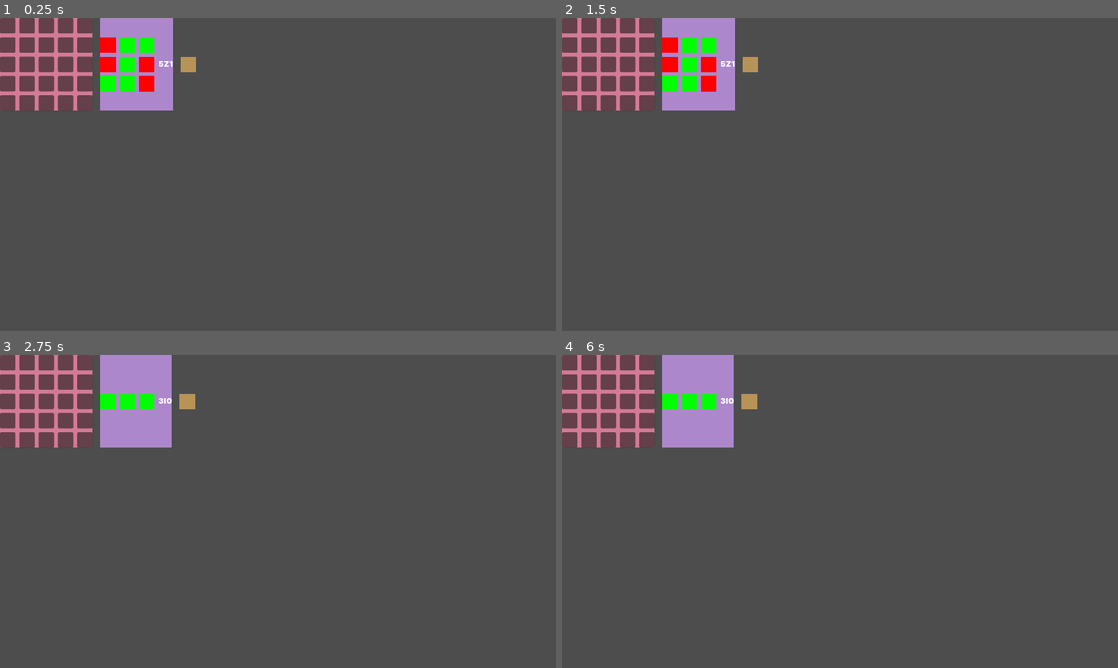
Above: before the commit, frames 1-4 (two rows, left to right).
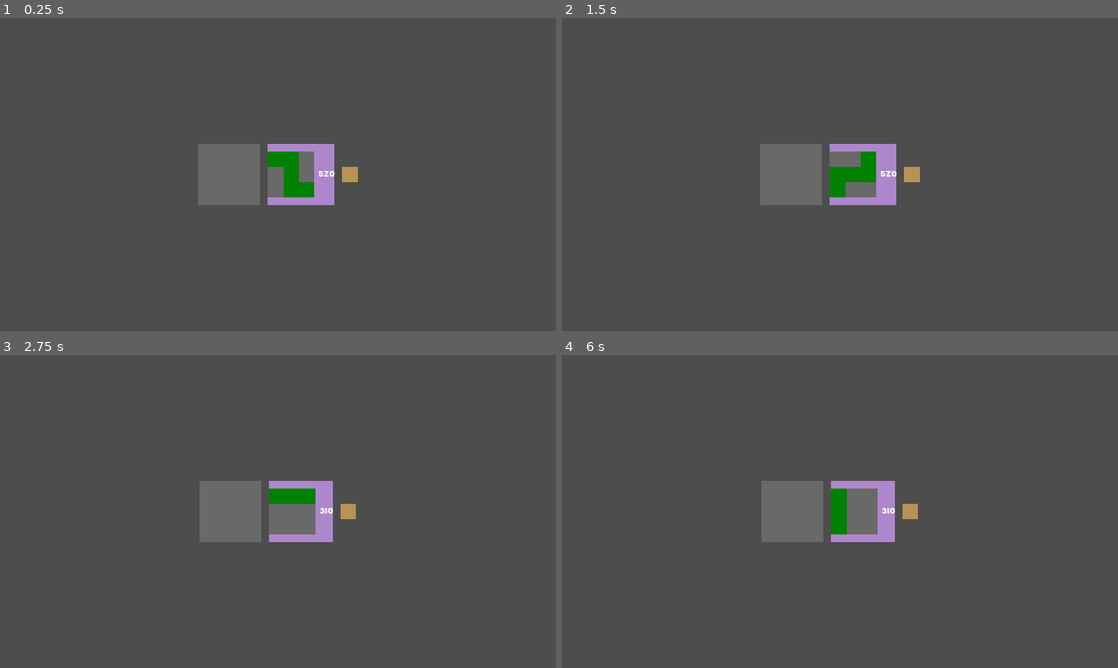
Above: after the commit, the same moments.

Repository: Pe3Hu/awa
Game: Godot game, scene res://entities/world/world.tscn
The game is run twice, just before and just after one commit, with the same random seed, the same clock (stepped at 60 frames per second) and the same inputs.
Inputs (mouse positions are in pixels of both pictures, inside the frame that each line leads up to):
- Up to frame 1 (0.25 s): no input
- Up to frame 2 (1.5 s): tap Enter at 0.5 s; move the mouse to (962, 158) at 0.52 s; hold D 0.53-1.28 s; tap Q at 0.6 s; tap E at 0.8, 1.35 s; tap Space at 1.25 s; move the mouse to (728, 190) at 1.27 s; hold A from 1.28 s (still down)
- Up to frame 3 (2.75 s): tap Q at 1.55, 2.1 s; tap Enter at 2 s; move the mouse to (333, 442) at 2.02 s; release A at 2.03 s; hold D from 2.03 s (still down); tap E at 2.3 s
- Up to frame 4 (6 s): tap Space at 2.75, 4.25 s; move the mouse to (812, 574) at 2.77 s; tap E at 2.85, 3.8, 4.35, 5.3, 5.85 s; tap Q at 3.05, 3.6, 4.55, 5.1 s; tap Enter at 3.5 s; move the mouse to (1006, 558) at 3.52 s; release D at 3.53 s; hold A 3.53-5.78 s; move the mouse to (673, 464) at 4.27 s; move the mouse to (867, 511) at 5.02 s; move the mouse to (756, 433) at 5.77 s; hold D from 5.78 s (still down)

The runs differ from the first frame. In frame 1, 10% of the frame differs, in the area x 0-65%, y 0-60%; in frame 2, 10%; in frame 3, 10%; in frame 4, 10%.

Commit message:
version 0.002
1. work has begun on superimposing Wagon on Convoy

Diff:
--- a/entities/board/board.gd
+++ b/entities/board/board.gd
@@ -2,3 +2,11 @@
 
 
 @export var gui: GUI
+
+
+func get_slot(grid_: Vector2i) -> Slot:
+	var index = grid_.y * %Grid.columns + grid_.x
+	return %Grid.get_child(index)
+
+func check_on_board(grid_: Vector2i) -> bool:
+	return grid_.x >= 0 and grid_.y >= 0 and grid_.x < %Grid.columns and grid_.y < %Grid.columns
--- a/entities/board/board.tscn
+++ b/entities/board/board.tscn
@@ -8,6 +8,7 @@
 custom_minimum_size = Vector2(32, 32)
 offset_right = 40.0
 offset_bottom = 40.0
+mouse_filter = 1
 theme_override_styles/panel = SubResource("StyleBoxFlat_2owum")
 script = ExtResource("1_34q4i")
 
@@ -21,6 +22,5 @@
 layout_mode = 2
 size_flags_horizontal = 4
 size_flags_vertical = 4
-theme_override_constants/h_separation = 8
-theme_override_constants/v_separation = 8
-columns = 3
+theme_override_constants/h_separation = 0
+theme_override_constants/v_separation = 0
--- a/entities/board/convoy/board_convoy.gd
+++ b/entities/board/convoy/board_convoy.gd
@@ -9,11 +9,19 @@
 	resource.gui = gui.resource
 	gui.resource.convoy = resource
 	resource.calc_all_contracts()
+	var n = 4
+	%Grid.columns = n
 
-	for _i in 5 * 5:
-		var slot := Slot.new()
-		slot.init(self, TokenResource.Type.COMPARTMENT, Vector2(32, 32))
-		%Grid.add_child(slot)
+	#for _i in n * n:
+		#var slot := Slot.new()
+		#slot.init(self, TokenResource.Type.COMPARTMENT, Vector2(32, 32))
+		#%Grid.add_child(slot)
+	for slot in %Grid.get_children():
+		slot.slot_entered.connect(_on_slot_mouse_entered)
+		slot.slot_exit.connect(_on_slot_mouse_exit)
+		slot.status = SlotResource.Status.EMPTY
+		slot.grid.x = slot.get_index() % n
+		slot.grid.y = int(float(slot.get_index()) / n)
 
 	for _i in coins.size():
 		var token = TokenCompartment.new()
@@ -22,3 +30,36 @@
 		token.init(_resource)
 		%Grid.get_child(_i).add_child(token)
 		#token.update_value()
+
+func _on_slot_mouse_entered(slot_: Slot) -> void:
+	if check_pattern(slot_):
+		#slot_.status = SlotResource.Status.TEMP
+
+		for patter_grid in gui.resource.wagon.rotates[gui.resource.wagon.rotate]:
+			var grid = slot_.grid + patter_grid
+			var slot = get_slot(grid)
+			slot.status = SlotResource.Status.TEMP
+	else:
+		slot_.status = SlotResource.Status.ERROR
+
+func _on_slot_mouse_exit(slot_: Slot) -> void:
+	if slot_.status == SlotResource.Status.TEMP:
+		for patter_grid in gui.resource.wagon.rotates[gui.resource.wagon.rotate]:
+			var grid = slot_.grid + patter_grid
+			var slot = get_slot(grid)
+			slot.status = SlotResource.Status.EMPTY
+	else:
+		slot_.status = SlotResource.Status.EMPTY
+
+func check_pattern(slot_: Slot) -> bool:
+	for patter_grid in gui.resource.wagon.rotates[gui.resource.wagon.rotate]:
+		var grid = slot_.grid + patter_grid
+
+		if !check_on_board(grid):
+			return false
+
+		var slot = get_slot(grid)
+
+		if slot_.status != SlotResource.Status.EMPTY:
+			return false
+	return true
--- a/entities/board/convoy/board_convoy.tscn
+++ b/entities/board/convoy/board_convoy.tscn
@@ -1,8 +1,9 @@
-[gd_scene load_steps=6 format=3 uid="uid://bhhwgsnlm0bqs"]
+[gd_scene load_steps=7 format=3 uid="uid://bhhwgsnlm0bqs"]
 
 [ext_resource type="PackedScene" uid="uid://dmtv5egd6dmj7" path="res://entities/board/board.tscn" id="1_qrunf"]
 [ext_resource type="Script" path="res://entities/board/convoy/board_convoy.gd" id="2_ggsi7"]
 [ext_resource type="Script" path="res://entities/board/convoy/board_convoy_resource.gd" id="3_4phee"]
+[ext_resource type="PackedScene" uid="uid://cv606sb36xeso" path="res://entities/slot/compartment/slot_compartment.tscn" id="4_actsa"]
 
 [sub_resource type="StyleBoxFlat" id="StyleBoxFlat_8e5mx"]
 bg_color = Color(0.826246, 0.476606, 0.588896, 1)
@@ -11,9 +12,76 @@
 script = ExtResource("3_4phee")
 
 [node name="BoardConvoy" instance=ExtResource("1_qrunf")]
+custom_minimum_size = Vector2(128, 128)
 theme_override_styles/panel = SubResource("StyleBoxFlat_8e5mx")
 script = ExtResource("2_ggsi7")
 resource = SubResource("Resource_ibf55")
 
 [node name="Grid" parent="HBox" index="0"]
-columns = 5
+columns = 4
+
+[node name="SlotCompartment" parent="HBox/Grid" index="0" instance=ExtResource("4_actsa")]
+layout_mode = 2
+
+[node name="SlotCompartment2" parent="HBox/Grid" index="1" instance=ExtResource("4_actsa")]
+layout_mode = 2
+
+[node name="SlotCompartment3" parent="HBox/Grid" index="2" instance=ExtResource("4_actsa")]
+layout_mode = 2
+
+[node name="SlotCompartment4" parent="HBox/Grid" index="3" instance=ExtResource("4_actsa")]
+layout_mode = 2
+
+[node name="SlotCompartment5" parent="HBox/Grid" index="4" instance=ExtResource("4_actsa")]
+layout_mode = 2
+
+[node name="SlotCompartment6" parent="HBox/Grid" index="5" instance=ExtResource("4_actsa")]
+layout_mode = 2
+
+[node name="SlotCompartment7" parent="HBox/Grid" index="6" instance=ExtResource("4_actsa")]
+layout_mode = 2
+
+[node name="SlotCompartment8" parent="HBox/Grid" index="7" instance=ExtResource("4_actsa")]
+layout_mode = 2
+
+[node name="SlotCompartment9" parent="HBox/Grid" index="8" instance=ExtResource("4_actsa")]
+layout_mode = 2
+
+[node name="SlotCompartment10" parent="HBox/Grid" index="9" instance=ExtResource("4_actsa")]
+layout_mode = 2
+
+[node name="SlotCompartment11" parent="HBox/Grid" index="10" instance=ExtResource("4_actsa")]
+layout_mode = 2
+
+[node name="SlotCompartment12" parent="HBox/Grid" index="11" instance=ExtResource("4_actsa")]
+layout_mode = 2
+
+[node name="SlotCompartment13" parent="HBox/Grid" index="12" instance=ExtResource("4_actsa")]
+layout_mode = 2
+
+[node name="SlotCompartment14" parent="HBox/Grid" index="13" instance=ExtResource("4_actsa")]
+layout_mode = 2
+
+[node name="SlotCompartment15" parent="HBox/Grid" index="14" instance=ExtResource("4_actsa")]
+layout_mode = 2
+
+[node name="SlotCompartment16" parent="HBox/Grid" index="15" instance=ExtResource("4_actsa")]
+layout_mode = 2
+
+[connection signal="mouse_entered" from="." to="." method="_on_mouse_entered"]
+[connection signal="mouse_entered" from="HBox/Grid/SlotCompartment" to="HBox/Grid/SlotCompartment" method="_on_mouse_entered"]
+[connection signal="mouse_entered" from="HBox/Grid/SlotCompartment2" to="HBox/Grid/SlotCompartment2" method="_on_mouse_entered"]
+[connection signal="mouse_entered" from="HBox/Grid/SlotCompartment3" to="HBox/Grid/SlotCompartment3" method="_on_mouse_entered"]
+[connection signal="mouse_entered" from="HBox/Grid/SlotCompartment4" to="HBox/Grid/SlotCompartment4" method="_on_mouse_entered"]
+[connection signal="mouse_entered" from="HBox/Grid/SlotCompartment5" to="HBox/Grid/SlotCompartment5" method="_on_mouse_entered"]
+[connection signal="mouse_entered" from="HBox/Grid/SlotCompartment6" to="HBox/Grid/SlotCompartment6" method="_on_mouse_entered"]
+[connection signal="mouse_entered" from="HBox/Grid/SlotCompartment7" to="HBox/Grid/SlotCompartment7" method="_on_mouse_entered"]
+[connection signal="mouse_entered" from="HBox/Grid/SlotCompartment8" to="HBox/Grid/SlotCompartment8" method="_on_mouse_entered"]
+[connection signal="mouse_entered" from="HBox/Grid/SlotCompartment9" to="HBox/Grid/SlotCompartment9" method="_on_mouse_entered"]
+[connection signal="mouse_entered" from="HBox/Grid/SlotCompartment10" to="HBox/Grid/SlotCompartment10" method="_on_mouse_entered"]
+[connection signal="mouse_entered" from="HBox/Grid/SlotCompartment11" to="HBox/Grid/SlotCompartment11" method="_on_mouse_entered"]
+[connection signal="mouse_entered" from="HBox/Grid/SlotCompartment12" to="HBox/Grid/SlotCompartment12" method="_on_mouse_entered"]
+[connection signal="mouse_entered" from="HBox/Grid/SlotCompartment13" to="HBox/Grid/SlotCompartment13" method="_on_mouse_entered"]
+[connection signal="mouse_entered" from="HBox/Grid/SlotCompartment14" to="HBox/Grid/SlotCompartment14" method="_on_mouse_entered"]
+[connection signal="mouse_entered" from="HBox/Grid/SlotCompartment15" to="HBox/Grid/SlotCompartment15" method="_on_mouse_entered"]
+[connection signal="mouse_entered" from="HBox/Grid/SlotCompartment16" to="HBox/Grid/SlotCompartment16" method="_on_mouse_entered"]
--- /dev/null
+++ b/entities/board/convoy/convoy.json
@@ -0,0 +1,77 @@
+[
+ {
+  "index": 0,
+  "size": 4,
+  "indexs": "0,6,9,15"
+ },
+ {
+  "index": 1,
+  "size": 4,
+  "indexs": "0,7,9,14"
+ },
+ {
+  "index": 2,
+  "size": 4,
+  "indexs": "0,7,10,13"
+ },
+ {
+  "index": 3,
+  "size": 4,
+  "indexs": "0,1,6,11"
+ },
+ {
+  "index": 4,
+  "size": 4,
+  "indexs": "0,1,6,15"
+ },
+ {
+  "index": 5,
+  "size": 4,
+  "indexs": "0,1,7,10"
+ },
+ {
+  "index": 6,
+  "size": 4,
+  "indexs": "0,1,10,11"
+ },
+ {
+  "index": 7,
+  "size": 4,
+  "indexs": "0,1,10,15"
+ },
+ {
+  "index": 8,
+  "size": 4,
+  "indexs": "0,1,14,15"
+ },
+ {
+  "index": 9,
+  "size": 4,
+  "indexs": "3,4,5,6"
+ },
+ {
+  "index": 10,
+  "size": 4,
+  "indexs": "4,5,6,7"
+ },
+ {
+  "index": 11,
+  "size": 4,
+  "indexs": "4,5,6,11"
+ },
+ {
+  "index": 12,
+  "size": 4,
+  "indexs": "4,5,6,15"
+ },
+ {
+  "index": 13,
+  "size": 4,
+  "indexs": "4,5,7,10"
+ },
+ {
+  "index": 14,
+  "size": 4,
+  "indexs": "4,5,7,14"
+ }
+]
--- a/entities/board/hangar/board_hangar.tscn
+++ b/entities/board/hangar/board_hangar.tscn
@@ -29,3 +29,5 @@
 
 [node name="Grid" parent="HBox" index="0"]
 columns = 5
+
+[connection signal="mouse_entered" from="." to="." method="_on_mouse_entered"]
--- a/entities/board/wagon/board_wagon.gd
+++ b/entities/board/wagon/board_wagon.gd
@@ -3,8 +3,13 @@
 
 @export var resource: BoardWagonResource
 
+
 func _ready() -> void:
-	for _i in 5 * 5:
+	resource.gui = gui.resource
+	gui.resource.wagon = resource
+	var n = 5
+
+	for _i in n * n:
 		var slot := Slot.new()
 		slot.init(self, TokenResource.Type.COMPARTMENT, Vector2(32, 32))
 		%Grid.add_child(slot)
@@ -15,18 +20,19 @@
 func update_index() -> void:
 	%Title.text = resource.title
 	%Grid.columns = resource.dimension.x
+	update_slots()
 
+func update_slots() -> void:
 	for _i in %Grid.get_child_count():
 		var slot = %Grid.get_child(_i)
 		slot.visible = _i < resource.dimension.x * resource.dimension.y
 		var x = _i % resource.dimension.x
 		var y = int(float(_i) / resource.dimension.x)
 
-		if resource.grids.has(Vector2i(x, y)):
-			slot.status = SlotResource.Status.ACTIVE
+		if resource.rotates[resource.rotate].has(Vector2i(x, y)):
+			slot.status = SlotResource.Status.FILLED
 		else:
-			slot.status = SlotResource.Status.INACTIVE
-
+			slot.status = SlotResource.Status.EMPTY
 
 func _input(event) -> void:
 	if event is InputEventKey:
@@ -38,3 +44,10 @@
 				KEY_D:
 					resource.index += 1
 					update_index()
+			match event.keycode:
+				KEY_Q:
+					resource.rotate -= 1
+					update_slots()
+				KEY_E:
+					resource.rotate += 1
+					update_slots()
--- a/entities/board/wagon/board_wagon_resource.gd
+++ b/entities/board/wagon/board_wagon_resource.gd
@@ -3,11 +3,21 @@
 
 var index: int = 0:
 	set(index_):
+		var shift = index_ - index
 		index = (Global.dict.pattern.index.size() + index_) % Global.dict.pattern.index.size()
 		title = Global.dict.pattern.index[index].title
+		var exceptions = ["5X0", "5I0"]
+
+		if exceptions.has(title):
+			index += shift
+			title = Global.dict.pattern.index[index].title
+
 		dimension = Global.dict.pattern.index[index].dimension
-		grids.clear()
-		grids.append_array(Global.dict.pattern.index[index].grids)
+		rotate = 0
+		rotates = Global.dict.pattern.index[index].rotates
+var rotate: int = 0:
+	set(rotate_):
+		rotate = (4 + rotate_) % 4
 var title: String
 var dimension: Vector2i
-var grids: Array[Vector2i]
+var rotates: Dictionary
--- a/entities/board/wagon/pattern.json
+++ b/entities/board/wagon/pattern.json
@@ -1,191 +1,193 @@
 [
- {
-  "index": 0,
-  "size": 3,
-  "letter": "i",
-  "flip": 0,
-  "grids": "(0,0);(1,0);(2,0)"
- },
- {
-  "index": 1,
-  "size": 3,
-  "letter": "l",
-  "flip": 0,
-  "grids": "(0,0);(1,0);(1,1)"
- },
- {
-  "index": 2,
-  "size": 4,
-  "letter": "i",
-  "flip": 0,
-  "grids": "(0,0);(1,0);(2,0);(3,0)"
- },
- {
-  "index": 3,
-  "size": 4,
-  "letter": "l",
-  "flip": 0,
-  "grids": "(0,0);(1,0);(2,0);(2,1)"
- },
- {
-  "index": 4,
-  "size": 4,
-  "letter": "l",
-  "flip": 1,
-  "grids": "(0,1);(1,1);(2,1);(2,0)"
- },
- {
-  "index": 5,
-  "size": 4,
-  "letter": "n",
-  "flip": 0,
-  "grids": "(0,0);(1,0);(2,0);(2,1)"
- },
- {
-  "index": 6,
-  "size": 4,
-  "letter": "n",
-  "flip": 1,
-  "grids": "(0,1);(1,1);(1,0);(2,0)"
- },
- {
-  "index": 7,
-  "size": 4,
-  "letter": "p",
-  "flip": 0,
-  "grids": "(0,0);(1,0);(1,0);(1,1)"
- },
- {
-  "index": 8,
-  "size": 4,
-  "letter": "t",
-  "flip": 0,
-  "grids": "(0,0);(1,0);(2,0);(1,1)"
- },
- {
-  "index": 9,
-  "size": 5,
-  "letter": "f",
-  "flip": 0,
-  "grids": "(0,0);(1,0);(1,1);(2,1);(1,2)"
- },
- {
-  "index": 10,
-  "size": 5,
-  "letter": "f",
-  "flip": 1,
-  "grids": "(0,1);(1,0);(1,1);(2,1);(2,0)"
- },
- {
-  "index": 11,
-  "size": 5,
-  "letter": "i",
-  "flip": 0,
-  "grids": "(0,0);(1,0);(2,0);(3,0);(4,0)"
- },
- {
-  "index": 12,
-  "size": 5,
-  "letter": "l",
-  "flip": 0,
-  "grids": "(0,0);(1,0);(2,0);(3,0);(3,1)"
- },
- {
-  "index": 13,
-  "size": 5,
-  "letter": "l",
-  "flip": 1,
-  "grids": "(0,1);(1,1);(2,1);(3,1);(3,0)"
- },
- {
-  "index": 14,
-  "size": 5,
-  "letter": "n",
-  "flip": 0,
-  "grids": "(0,0);(1,0);(2,0);(2,1);(3,1)"
- },
- {
-  "index": 15,
-  "size": 5,
-  "letter": "n",
-  "flip": 1,
-  "grids": "(0,1);(1,1);(2,1);(2,0);(3,0)"
- },
- {
-  "index": 16,
-  "size": 5,
-  "letter": "p",
-  "flip": 0,
-  "grids": "(0,0);(1,0);(2,0);(2,1);(1,1)"
- },
- {
-  "index": 17,
-  "size": 5,
-  "letter": "p",
-  "flip": 1,
-  "grids": "(0,1);(1,0);(2,0);(2,1);(1,1)"
- },
- {
-  "index": 18,
-  "size": 5,
-  "letter": "t",
-  "flip": 0,
-  "grids": "(0,0);(1,0);(2,0);(1,1);(1,2)"
- },
- {
-  "index": 19,
-  "size": 5,
-  "letter": "u",
-  "flip": 0,
-  "grids": "(0,0);(1,0);(1,1);(2,1);(2,0)"
- },
- {
-  "index": 20,
-  "size": 5,
-  "letter": "v",
-  "flip": 0,
-  "grids": "(0,0);(1,0);(2,0);(0,1);(0,2)"
- },
- {
-  "index": 21,
-  "size": 5,
-  "letter": "w",
-  "flip": 0,
-  "grids": "(0,0);(1,0);(1,1);(2,1);(2,2)"
- },
- {
-  "index": 22,
-  "size": 5,
-  "letter": "x",
-  "flip": 0,
-  "grids": "(0,1);(1,0);(1,1);(2,1);(1,2)"
- },
- {
-  "index": 23,
-  "size": 5,
-  "letter": "y",
-  "flip": 0,
-  "grids": "(0,0);(1,0);(2,0);(3,0);(2,1)"
- },
- {
-  "index": 24,
-  "size": 5,
-  "letter": "y",
-  "flip": 1,
-  "grids": "(0,1);(1,1);(2,1);(3,1);(2,0)"
- },
- {
-  "index": 25,
-  "size": 5,
-  "letter": "z",
-  "flip": 0,
-  "grids": "(0,0);(1,0);(1,1);(1,2);(2,2)"
- },
- {
-  "index": 26,
-  "size": 5,
-  "letter": "z",
-  "flip": 1,
-  "grids": "(0,2);(1,0);(1,1);(1,2);(2,0)"
- }
+  [
+    {
+      "index": 0,
+      "letter": "i",
+      "size": 3,
+      "flip": 0,
+      "grids": "(0,0);(1,0);(2,0)"
+    },
+    {
+      "index": 1,
+      "letter": "l",
+      "size": 3,
+      "flip": 0,
+      "grids": "(0,0);(1,0);(0,1)"
+    },
+    {
+      "index": 2,
+      "letter": "i",
+      "size": 4,
+      "flip": 0,
+      "grids": "(0,0);(1,0);(2,0);(3,0)"
+    },
+    {
+      "index": 3,
+      "letter": "l",
+      "size": 4,
+      "flip": 0,
+      "grids": "(0,0);(1,0);(2,0);(2,1)"
+    },
+    {
+      "index": 4,
+      "letter": "l",
+      "size": 4,
+      "flip": 1,
+      "grids": "(0,0);(1,0);(2,0);(0,1)"
+    },
+    {
+      "index": 5,
+      "letter": "n",
+      "size": 4,
+      "flip": 0,
+      "grids": "(0,0);(1,0);(1,1);(2,1)"
+    },
+    {
+      "index": 6,
+      "letter": "n",
+      "size": 4,
+      "flip": 1,
+      "grids": "(0,1);(1,1);(1,0);(2,0)"
+    },
+    {
+      "index": 7,
+      "letter": "p",
+      "size": 4,
+      "flip": 0,
+      "grids": "(0,0);(0,1);(1,1);(1,0)"
+    },
+    {
+      "index": 8,
+      "letter": "t",
+      "size": 4,
+      "flip": 0,
+      "grids": "(0,0);(1,0);(2,0);(1,1)"
+    },
+    {
+      "index": 9,
+      "letter": "f",
+      "size": 5,
+      "flip": 0,
+      "grids": "(0,0);(1,0);(1,1);(1,2);(2,1)"
+    },
+    {
+      "index": 10,
+      "letter": "f",
+      "size": 5,
+      "flip": 1,
+      "grids": "(2,0);(1,0);(1,1);(1,2);(0,1)"
+    },
+    {
+      "index": 11,
+      "letter": "i",
+      "size": 5,
+      "flip": 0,
+      "grids": "(0,0);(1,0);(2,0);(3,0);(4,0)"
+    },
+    {
+      "index": 12,
+      "letter": "l",
+      "size": 5,
+      "flip": 0,
+      "grids": "(0,0);(1,0);(2,0);(3,0);(3,1)"
+    },
+    {
+      "index": 13,
+      "letter": "l",
+      "size": 5,
+      "flip": 1,
+      "grids": "(0,0);(1,0);(2,0);(3,0);(0,1)"
+    },
+    {
+      "index": 14,
+      "letter": "n",
+      "size": 5,
+      "flip": 0,
+      "grids": "(0,0);(1,0);(2,0);(2,1);(3,1)"
+    },
+    {
+      "index": 15,
+      "letter": "n",
+      "size": 5,
+      "flip": 1,
+      "grids": "(0,1);(1,1);(2,1);(2,0);(3,0)"
+    },
+    {
+      "index": 16,
+      "letter": "p",
+      "size": 5,
+      "flip": 0,
+      "grids": "(0,0);(1,0);(2,0);(2,1);(1,1)"
+    },
+    {
+      "index": 17,
+      "letter": "p",
+      "size": 5,
+      "flip": 1,
+      "grids": "(0,1);(1,0);(2,0);(2,1);(1,1)"
+    },
+    {
+      "index": 18,
+      "letter": "t",
+      "size": 5,
+      "flip": 0,
+      "grids": "(0,0);(1,0);(2,0);(1,1);(1,2)"
+    },
+    {
+      "index": 19,
+      "letter": "u",
+      "size": 5,
+      "flip": 0,
+      "grids": "(0,0);(1,0);(2,0);(0,1);(2,1)"
+    },
+    {
+      "index": 20,
+      "letter": "v",
+      "size": 5,
+      "flip": 0,
+      "grids": "(0,0);(1,0);(2,0);(0,1);(0,2)"
+    },
+    {
+      "index": 21,
+      "letter": "w",
+      "size": 5,
+      "flip": 0,
+      "grids": "(0,0);(1,0);(1,1);(2,1);(2,2)"
+    },
+    {
+      "index": 22,
+      "letter": "x",
+      "size": 5,
+      "flip": 0,
+      "grids": "(0,1);(1,0);(1,1);(2,1);(1,2)"
+    },
+    {
+      "index": 23,
+      "letter": "y",
+      "size": 5,
+      "flip": 0,
+      "grids": "(0,0);(1,0);(2,0);(3,0);(2,1)"
+    },
+    {
+      "index": 24,
+      "letter": "y",
+      "size": 5,
+      "flip": 1,
+      "grids": "(0,0);(1,0);(2,0);(3,0);(1,1)"
+    },
+    {
+      "index": 25,
+      "letter": "z",
+      "size": 5,
+      "flip": 1,
+      "grids": "(0,2);(1,0);(1,1);(1,2);(2,0)"
+    },
+    {
+      "index": 26,
+      "letter": "z",
+      "size": 5,
+      "flip": 0,
+      "grids": "(0,0);(1,0);(1,1);(1,2);(2,2)"
+    }
+  ]
 ]
--- a/entities/gui/gui.tscn
+++ b/entities/gui/gui.tscn
@@ -15,8 +15,17 @@
 resource = SubResource("Resource_mhl0t")
 
 [node name="HBox" type="HBoxContainer" parent="."]
-offset_right = 40.0
-offset_bottom = 40.0
+anchors_preset = 8
+anchor_left = 0.5
+anchor_top = 0.5
+anchor_right = 0.5
+anchor_bottom = 0.5
+offset_left = -64.0
+offset_top = -20.0
+offset_right = 64.0
+offset_bottom = 20.0
+grow_horizontal = 2
+grow_vertical = 2
 theme_override_constants/separation = 16
 alignment = 1
 
--- a/entities/gui/gui_resource.gd
+++ b/entities/gui/gui_resource.gd
@@ -3,3 +3,4 @@
 
 var hangar: BoardHangarResource
 var convoy: BoardConvoyResource
+var wagon: BoardWagonResource
--- a/entities/slot/compartment/slot_compartment.gd
+++ b/entities/slot/compartment/slot_compartment.gd
@@ -1 +1,16 @@
 class_name SlotCompartment extends Slot
+
+
+var is_hovering: bool = false
+var grid: Vector2i
+
+
+func _process(delta: float) -> void:
+	if get_global_rect().has_point(get_global_mouse_position()):
+		if not is_hovering:
+			is_hovering = true
+			emit_signal("slot_entered", self)
+	else:
+		if is_hovering:
+			is_hovering = false
+			emit_signal("slot_exit", self)
--- a/entities/slot/compartment/slot_compartment.tscn
+++ b/entities/slot/compartment/slot_compartment.tscn
@@ -4,4 +4,5 @@
 [ext_resource type="Script" path="res://entities/slot/compartment/slot_compartment.gd" id="2_8jrau"]
 
 [node name="SlotCompartment" instance=ExtResource("1_y0xau")]
+custom_minimum_size = Vector2(32, 32)
 script = ExtResource("2_8jrau")
--- a/entities/slot/slot.gd
+++ b/entities/slot/slot.gd
@@ -1,8 +1,11 @@
 class_name Slot extends PanelContainer
 
 
+signal slot_entered(slot)
+signal slot_exit(slot)
 
 @export var board: Board
+@export var token: Token
 @export var type: TokenResource.Type
 @export var status: SlotResource.Status:
 	set(status_):
--- a/entities/slot/slot.tscn
+++ b/entities/slot/slot.tscn
@@ -5,7 +5,9 @@
 [sub_resource type="StyleBoxFlat" id="StyleBoxFlat_270pf"]
 
 [node name="Slot" type="PanelContainer"]
+custom_minimum_size = Vector2(16, 16)
 size_flags_horizontal = 4
 size_flags_vertical = 4
+mouse_filter = 1
 theme_override_styles/panel = SubResource("StyleBoxFlat_270pf")
 script = ExtResource("1_kym3r")
--- a/entities/slot/slot_resource.gd
+++ b/entities/slot/slot_resource.gd
@@ -1,4 +1,4 @@
 class_name SlotResource extends Resource
 
 
-enum Status {ACTIVE, INACTIVE}
+enum Status {EMPTY, FILLED, TEMP, ERROR}
--- a/script/Global.gd
+++ b/script/Global.gd
@@ -29,6 +29,7 @@
 	init_pattern()
 	init_wagon()
 	init_contract()
+	init_convoy()
 
 func init_pattern() -> void:
 	dict.pattern = {}
@@ -37,7 +38,7 @@
 	var exceptions = ["index", "grids"]
 
 	var path = "res://entities/board/wagon/pattern.json"
-	var array = load_data(path)
+	var array = load_data(path)[0]
 
 	for pattern in array:
 		pattern.index = int(pattern.index)
@@ -47,6 +48,7 @@
 		data.title = str(pattern.size) + pattern.letter.to_upper() + str(pattern.flip)
 		data.grids = []
 		data.dimension = Vector2i()
+		data.rotates = {}
 
 		for key in pattern:
 			if !exceptions.has(key):
@@ -65,6 +67,30 @@
 				data.dimension.y = grid.y
 
 		data.dimension += Vector2i.ONE
+		data.dimension = Vector2i.ONE * max(data.dimension.x, data.dimension.y)
+		data.rotates[0] = data.grids.duplicate()
+
+		#print(data.title)
+		for _i in range(1, 4, 1):
+			data.rotates[_i] = []
+			var anchor = Vector2i.ONE * max(data.dimension.x, data.dimension.y)
+
+			for grid in data.rotates[_i - 1]:
+				var y = grid.x
+				var x = data.dimension.x - grid.y - 1
+				var rotated_grid = Vector2i(x, y)
+				data.rotates[_i].append(rotated_grid)
+
+				if anchor.x > x:
+					anchor.x = x
+				if anchor.y > y:
+					anchor.y = y
+
+			if anchor != Vector2i.ZERO:
+				#print(_i, " anchor ", anchor)
+				for _j in data.rotates[_i].size():
+					data.rotates[_i][_j] -= anchor
+
 		dict.pattern.index[pattern.index] = data
 
 		if !dict.pattern.size.has(pattern.size):
@@ -122,6 +148,43 @@
 
 			dict.contract.aspect[aspect].append(contract.title)
 
+func init_convoy() -> void:
+	dict.convoy = {}
+	dict.convoy.index = {}
+	dict.convoy.size = {}
+	var exceptions = ["index"]
+
+	var path = "res://entities/board/convoy/convoy.json"
+	var array = load_data(path)
+
+	for convoy in array:
+		convoy.index = int(convoy.index)
+		convoy.size = int(convoy.size)
+		var data = {}
+		data.grids = []
+
+		for key in convoy:
+			if !exceptions.has(key):
+				if key == "indexs":
+					var words = convoy[key].split(",")
+					#data[key] = []
+
+					for word in words:
+						#data[key].append(int(word))
+						var x = int(word) % convoy.size
+						var y = int(float(int(word)) / convoy.size)
+						var grid = Vector2i(x, y)
+						data.grids.append(grid)
+				else:
+					data[key] = convoy[key]
+
+		dict.convoy.index[convoy.index] = data
+
+		if !dict.convoy.size.has(convoy.size):
+			dict.convoy.size[convoy.size] = []
+
+		dict.convoy.size[convoy.size].append(convoy.index)
+
 func init_vec():
 	vec.size = {}
 	vec.size.sixteen = Vector2(16, 16)
@@ -138,9 +201,10 @@
 	#var h = 360.0
 
 	color.slot = {}
-	color.slot[SlotResource.Status.ACTIVE] = Color.GREEN
-	color.slot[SlotResource.Status.INACTIVE] = Color.RED
-	pass
+	color.slot[SlotResource.Status.EMPTY] = Color.DIM_GRAY
+	color.slot[SlotResource.Status.FILLED] = Color.WEB_GREEN
+	color.slot[SlotResource.Status.TEMP] = Color.GREEN_YELLOW
+	color.slot[SlotResource.Status.ERROR] = Color.DARK_RED
 
 func save(path_: String, data_: String):
 	var path = path_ + ".json"
